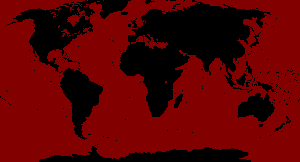
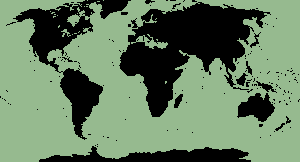
The second (300, 162) image is a revision of the first. Changes to its layers:
painted on "Layer" over [146, 14, 157, 40]
painted on "Layer #1" over [0, 0, 300, 162]
